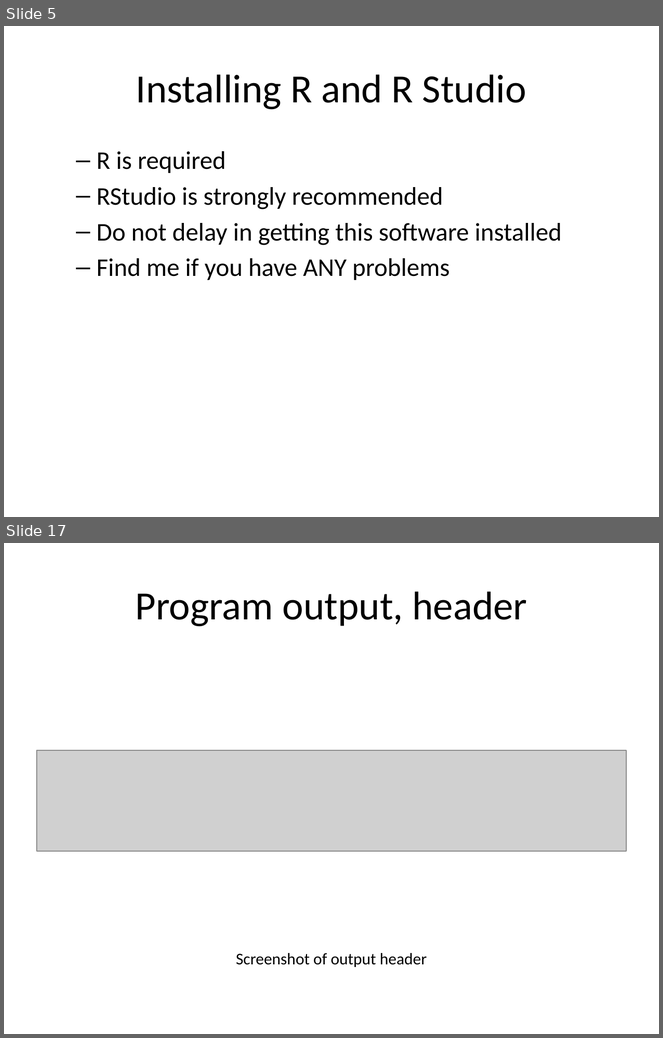
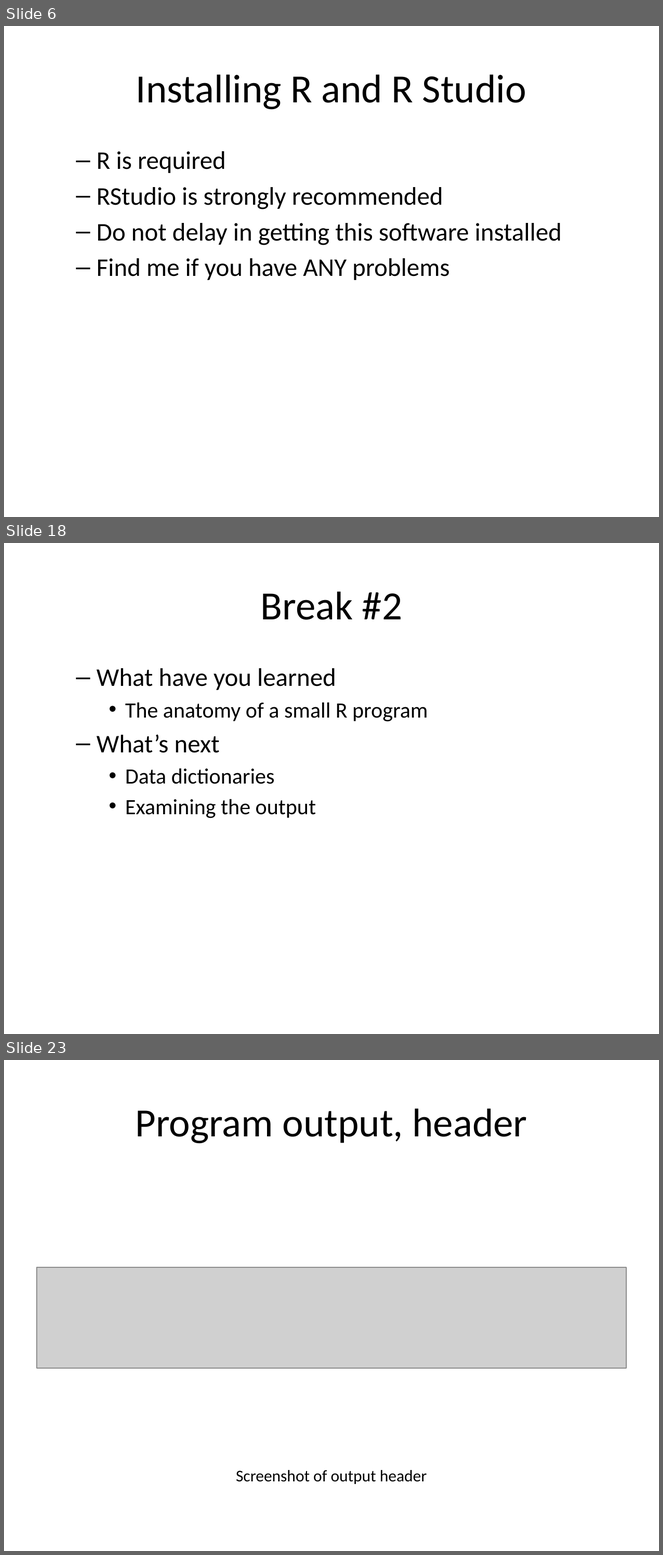
Before and after one commit to pmean/classes, a slide deck: introduction-to-r/results/v01-slides-and-speaker-notes.pptx. Shown one above the other, each under a label of ours: slides 5 and 17 before the commit, slides 6, 18 and 23 after it; the slides between them are not shown. The pictures are 663x1038 and 663x1555 pixels, drawn with LibreOffice and Linux fonts; fonts in the diff are those of the drawing; grey boxes stand for pictures. Boxes give left, top, right and bottom in pixels: in the first picture for what was removed or moved away, otherwise in the second. Text is boxed around its words. In the diff, an @@ line names an element or a change of style, - is before the commit and + after.

```diff
--- a/introduction-to-r/results/v01-slides-and-speaker-notes.pptx
+++ b/introduction-to-r/results/v01-slides-and-speaker-notes.pptx
@@ slide 18 added at [4,543,659,1034], background #FFFFFF @@
@@ title added at [261,591,402,620], 44 pt, text #000000 @@
+Break #2
@@ text added at [97,668,428,819], 24 pt, text #000000 @@
+  – What have you learned
+    • The anatomy of a small R program
+  – What’s next
+    • Data dictionaries
+    • Examining the output
@@ what was slide 5 is now slide 6 @@
@@ what was slide 17 is now slide 23 @@
```
Also in this commit, not shown: 13 slides changed, 6 other slides added, 4 other files.
